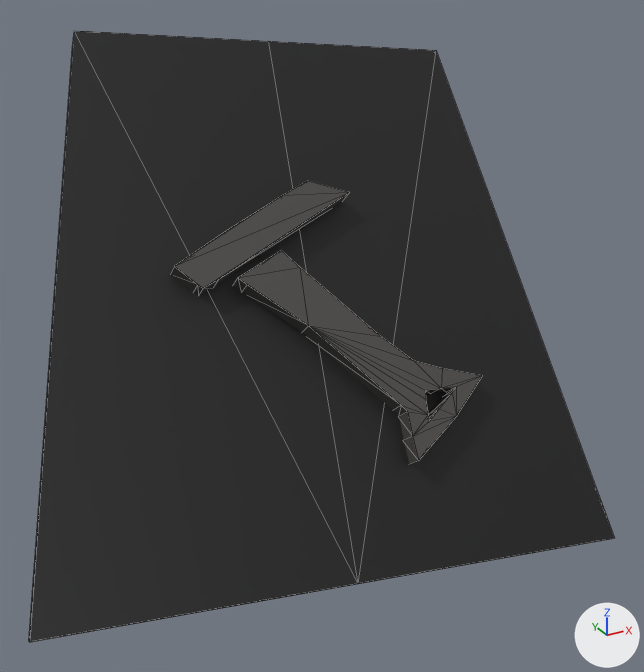
Two versions of the OBJ model src/main/resources/assets/stargate/models/DHD/004.obj, one commit apart.
Camera for both pictures: a 50 mm camera at (-0.1323, -0.3499, 0.7835) aimed at (-0.0528, -0.2054, 0.7113). Arrows for +X, +Y and +Z are at lower right; the lights stay in place. The picture after the commit comes second. Mesh edges are drawn as thin lines. Where no turn or scale is listed for an object, it has been applied to the vertices.

In view in the first picture: '004'.
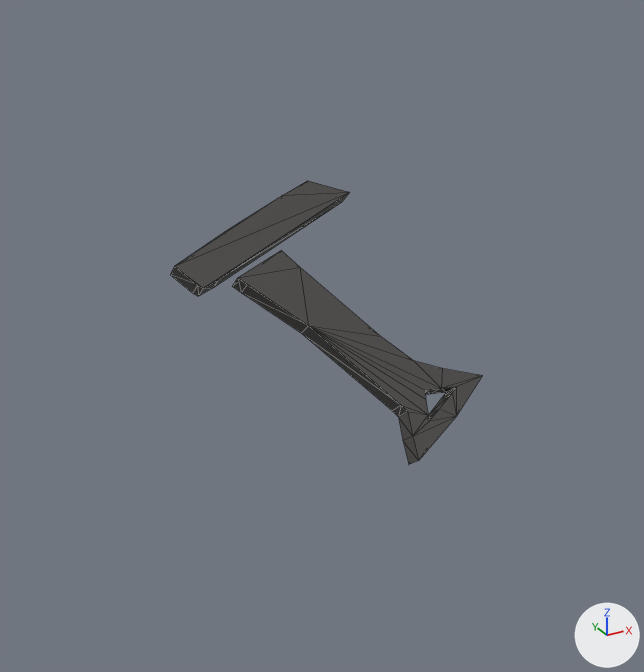
Changed parts and their boxes [x1, y1, x2, y2] in the pictures (644 x 672 px):
```json
{"object": "004", "change": "reshaped", "before": [29, 31, 614, 642], "after": [170, 181, 483, 464], "on screen": "46% narrower, 54% shorter"}
{"part": 1, "of": "me_004", "change": "deleted", "before": [29, 31, 614, 642]}
```

Scene script edits in JSON lines:
```json
{"block": "me_004", "where": "# used by ob_004; location = (0.0, 0.0, 0.0)"}
{"op": "remove", "block": "me_004", "code": "me_004.from_pydata(...)  # 70 vertices, 102 faces; spans x -0.1192..-0.0024, y -0.2433..-0.1536, z 0.6651..0.7675"}
{"op": "add", "block": "me_004", "code": "me_004.from_pydata(...)  # 60 vertices, 88 faces; spans x -0.0794..-0.0232, y -0.2278..-0.1853, z 0.6885..0.7389"}
{"block": "me_004", "change": "me_004 part 1: the loose piece of 10 vertices spanning x -0.1192..-0.0024, y -0.2433..-0.1536, z 0.6651..0.7675 is deleted"}
```
